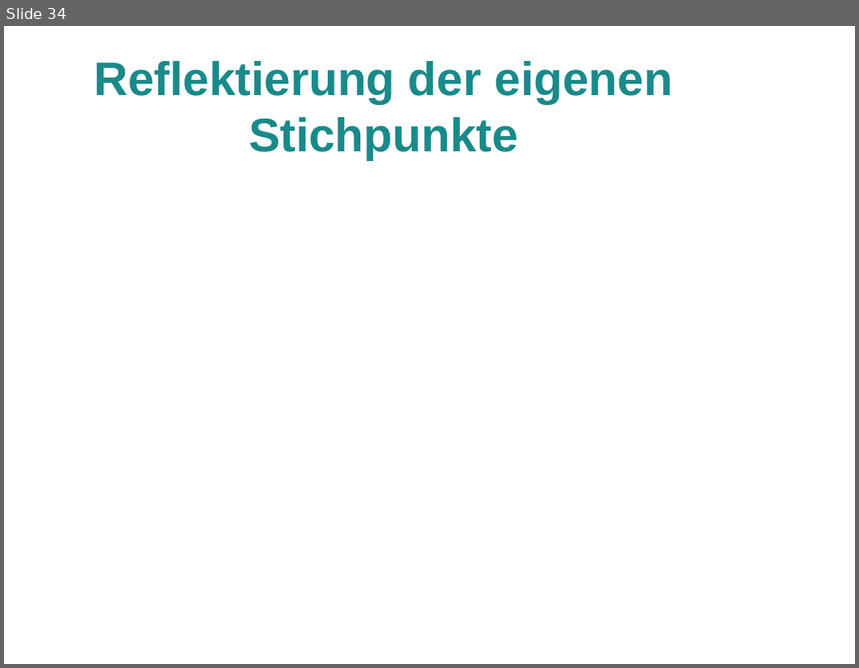
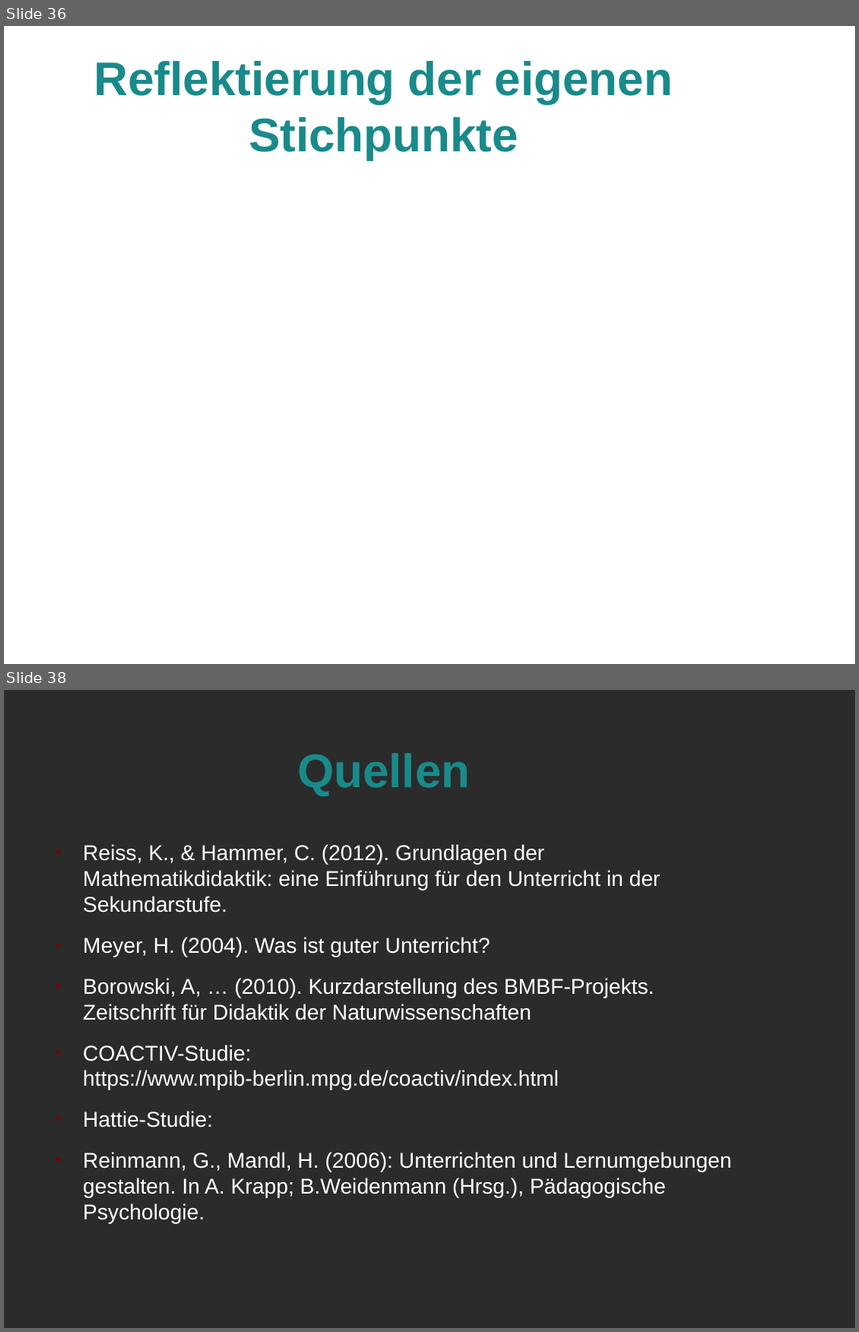
Before and after one commit to LorenzMueller/SS19, a slide deck: Mathe Didaktik/Präsentation.odp. Shown one above the other, each under a label of ours: slide 34 before the commit, slides 36 and 38 after it; the slides between them are not shown. The pictures are 859x668 and 859x1332 pixels, drawn with LibreOffice and Linux fonts; fonts in the diff are those of the drawing; background and template pictures are left out; a plain dark background stands for a picture behind light text. Boxes give left, top, right and bottom in pixels: in the first picture for what was removed or moved away, otherwise in the second. Text is boxed around its words. In the diff, an @@ line names an element or a change of style, - is before the commit and + after.

```diff
--- a/Mathe Didaktik/Präsentation.odp
+++ b/Mathe Didaktik/Präsentation.odp
@@ slide 38 added at [4, 690, 855, 1328], background picture (left out) @@
@@ title added at [297, 753, 470, 796], 44 pt, text #198A8A, bold @@
+Quellen
@@ text added at [83, 844, 731, 1224], 20 pt, text #FFFFFF @@
+● Reiss, K., & Hammer, C. (2012). Grundlagen der Mathematikdidaktik: eine Einführung für den Unterricht in der Sekundarstufe.
+● Meyer, H. (2004). Was ist guter Unterricht?
+● Borowski, A, … (2010). Kurzdarstellung des BMBF-Projekts. Zeitschrift für Didaktik der Naturwissenschaften
+● COACTIV-Studie: https://www.mpib-berlin.mpg.de/coactiv/index.html
+● Hattie-Studie:
+● Reinmann, G., Mandl, H. (2006): Unterrichten und Lernumgebungen gestalten. In A. Krapp; B.Weidenmann (Hrsg.), Pädagogische Psychologie.
@@ what was slide 34 is now slide 36 @@
```
Also in this commit, not shown: 3 slides changed, 2 other slides added, 3 other files.
